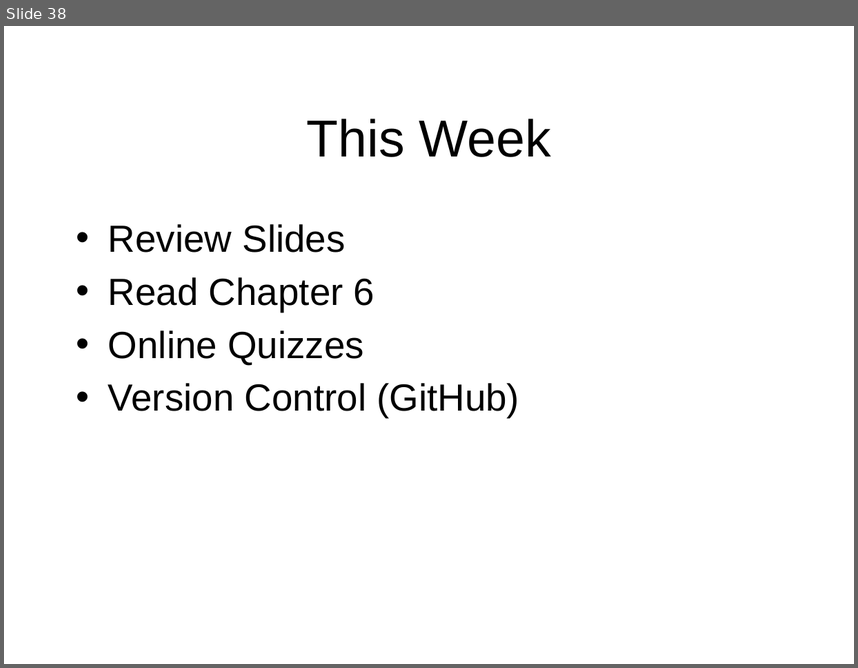
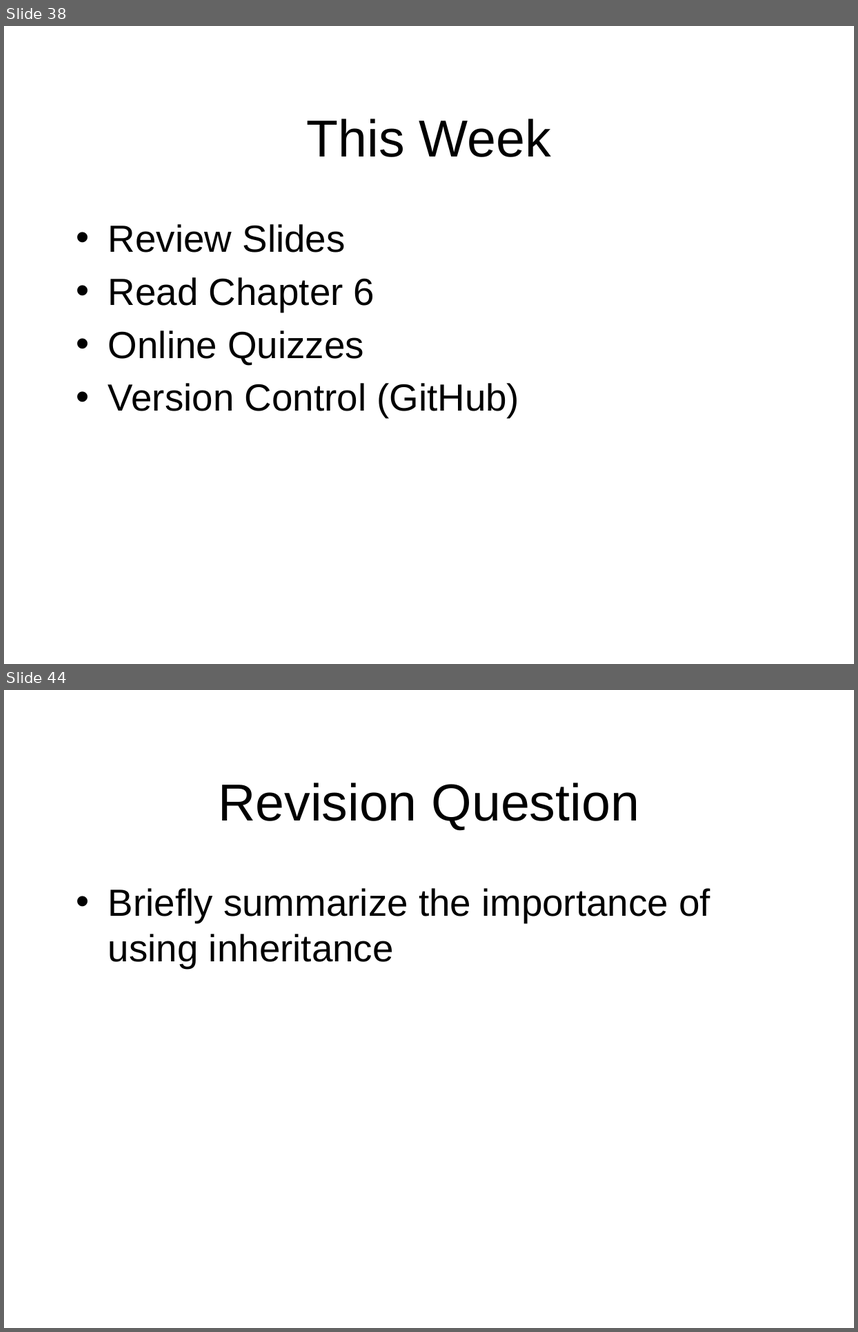
Before and after one commit to octaviordz/zjnu2017.github.io, a slide deck: OOAD/lectures/070--Notation.Part.2.pptx. Shown one above the other, each under a label of ours: slide 38 before the commit, slides 38 and 44 after it; the slides between them are not shown. The pictures are 858x668 and 858x1332 pixels, drawn with LibreOffice and Linux fonts; fonts in the diff are those of the drawing. Boxes give left, top, right and bottom in pixels: in the first picture for what was removed or moved away, otherwise in the second. Text is boxed around its words. In the diff, an @@ line names an element or a change of style, - is before the commit and + after.

```diff
--- a/OOAD/lectures/070--Notation.Part.2.pptx
+++ b/OOAD/lectures/070--Notation.Part.2.pptx
@@ slide 44 added at [4,690,854,1328], background #FFFFFF @@
@@ title added at [218,782,639,830], 44 pt, text #000000 @@
+Revision Question
@@ text added at [108,888,711,968], 32 pt, text #000000 @@
+• Briefly summarize the importance of using inheritance
```
Also in this commit, not shown: 1 slide changed, 9 other slides added.
